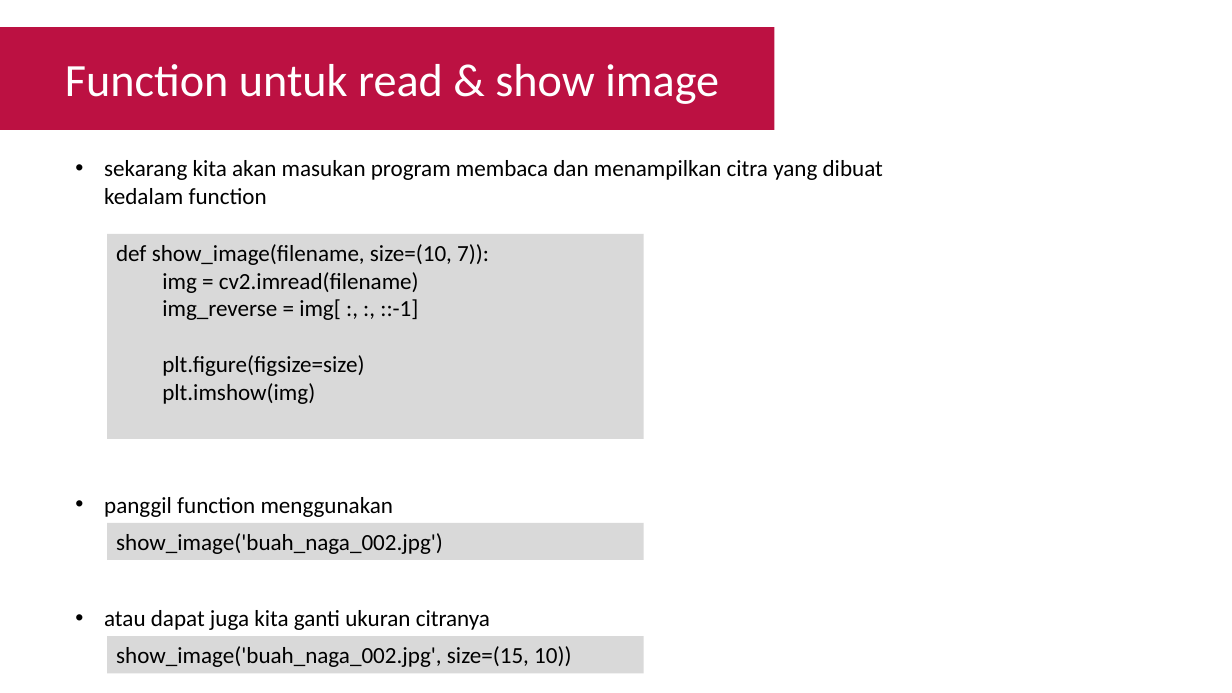
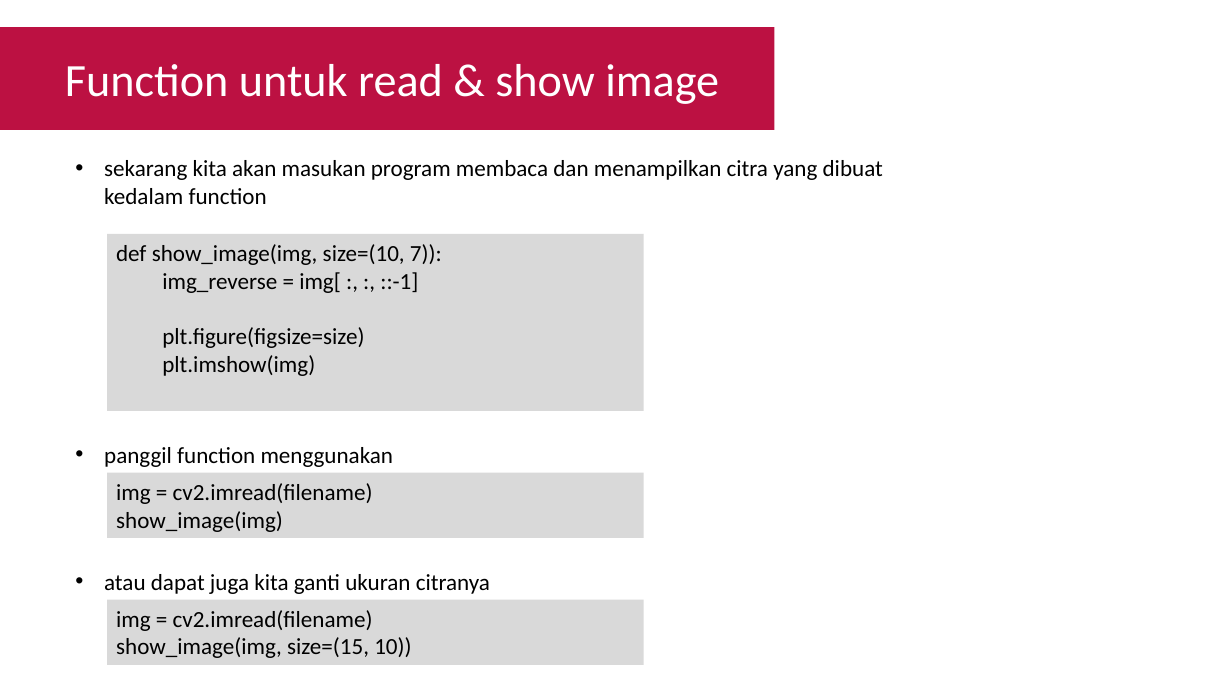
Before and after one commit to Muhammad-Yunus/Materi-Training, a slide deck: slide 21 of A. Raspberry Pi - Image Processing/#5 - Computer Vision Part 1 (read, show, write image)/P5 - Computer Vision Part 1 (read, show, write image).pptx. Drawn at 1232x693 pixels with LibreOffice and Linux fonts; fonts in the diff are those of the drawing. Boxes give left, top, right and bottom in pixels: in the first picture for what was removed or moved away, otherwise in the second. Text is boxed around its words. In the diff, an @@ line names an element or a change of style, - is before the commit and + after.

```diff
--- a/A. Raspberry Pi - Image Processing/#5 - Computer Vision Part 1 (read, show, write image)/P5 - Computer Vision Part 1 (read, show, write image).pptx
+++ b/A. Raspberry Pi - Image Processing/#5 - Computer Vision Part 1 (read, show, write image)/P5 - Computer Vision Part 1 (read, show, write image).pptx
@@ rectangle "def show_image(img, size=(10, 7)):": place and size @@
-rectangle "def show_image(img, size=(10, 7)):" at (107, 234, 644, 439)
+rectangle "def show_image(img, size=(10, 7)):" at (107, 234, 644, 411)
@@ text in rectangle at (116, 244, 442, 265): text changed @@
-def show_image(filename, size=(10, 7)):
-  img = cv2.imread(filename)
+def show_image(img, size=(10, 7)):
@@ text "panggil function menggunakan": place and size @@
-text "panggil function menggunakan" at (104, 497, 394, 517)
+text "panggil function menggunakan" at (104, 447, 394, 467)
@@ rectangle "img = cv2.imread(filename)": place and size @@
-rectangle "img = cv2.imread(filename)" at (107, 523, 644, 560)
+rectangle "img = cv2.imread(filename)" at (107, 473, 644, 539)
@@ text in rectangle at (116, 483, 373, 532): text changed @@
-show_image('buah_naga_002.jpg')
+  img = cv2.imread(filename)
+show_image(img)
@@ text "atau dapat juga kita ganti ...": place and size @@
-text "atau dapat juga kita ganti ..." at (104, 610, 490, 630)
+text "atau dapat juga kita ganti ..." at (104, 574, 490, 594)
@@ rectangle "img = cv2.imread(filename)": place and size @@
-rectangle "img = cv2.imread(filename)" at (107, 637, 644, 674)
+rectangle "img = cv2.imread(filename)" at (107, 600, 644, 665)
@@ text in rectangle at (116, 610, 411, 658): text changed @@
-show_image('buah_naga_002.jpg', size=(15, 10))
+  img = cv2.imread(filename)
+show_image(img, size=(15, 10))
```
Also in this commit, not shown: 4 other slides changed, 1 slide added, 2 other files.
